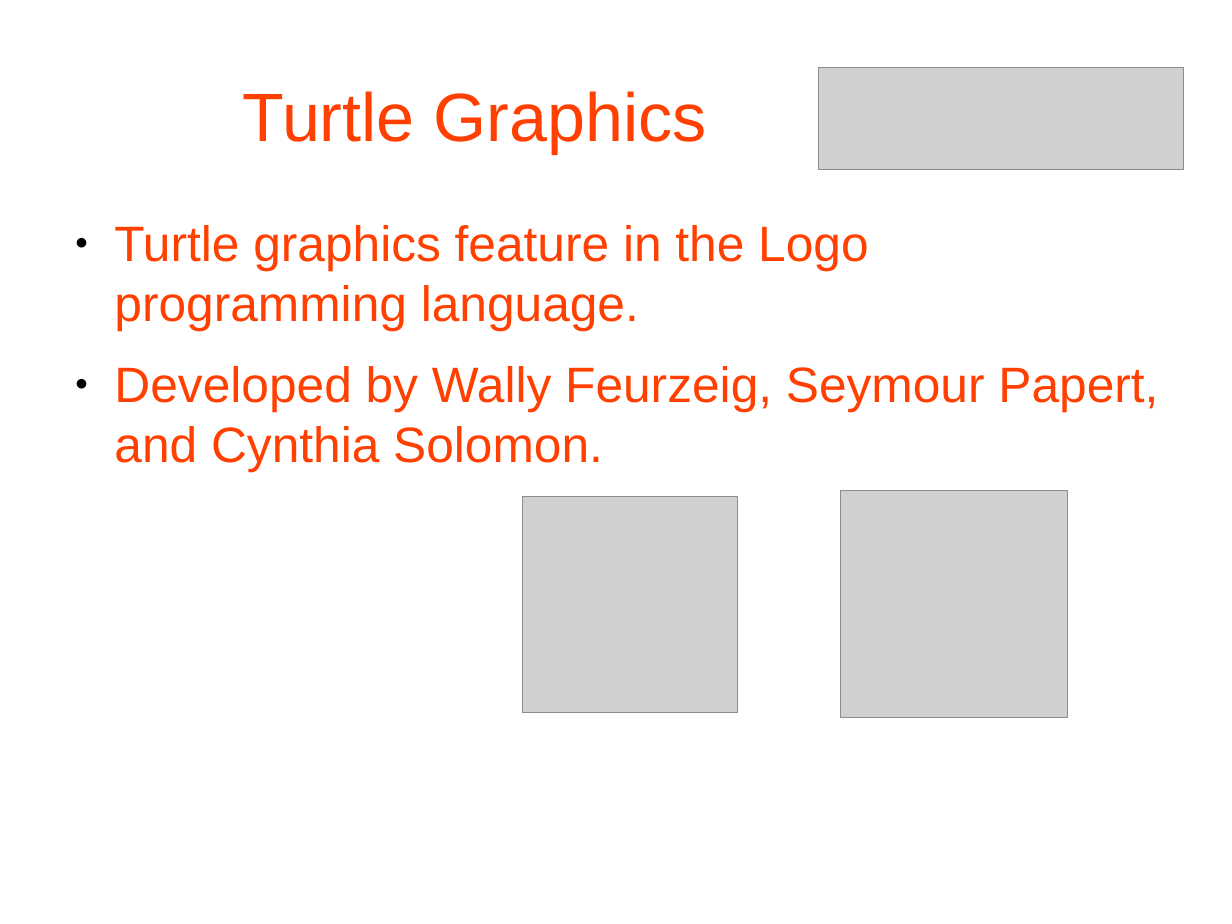
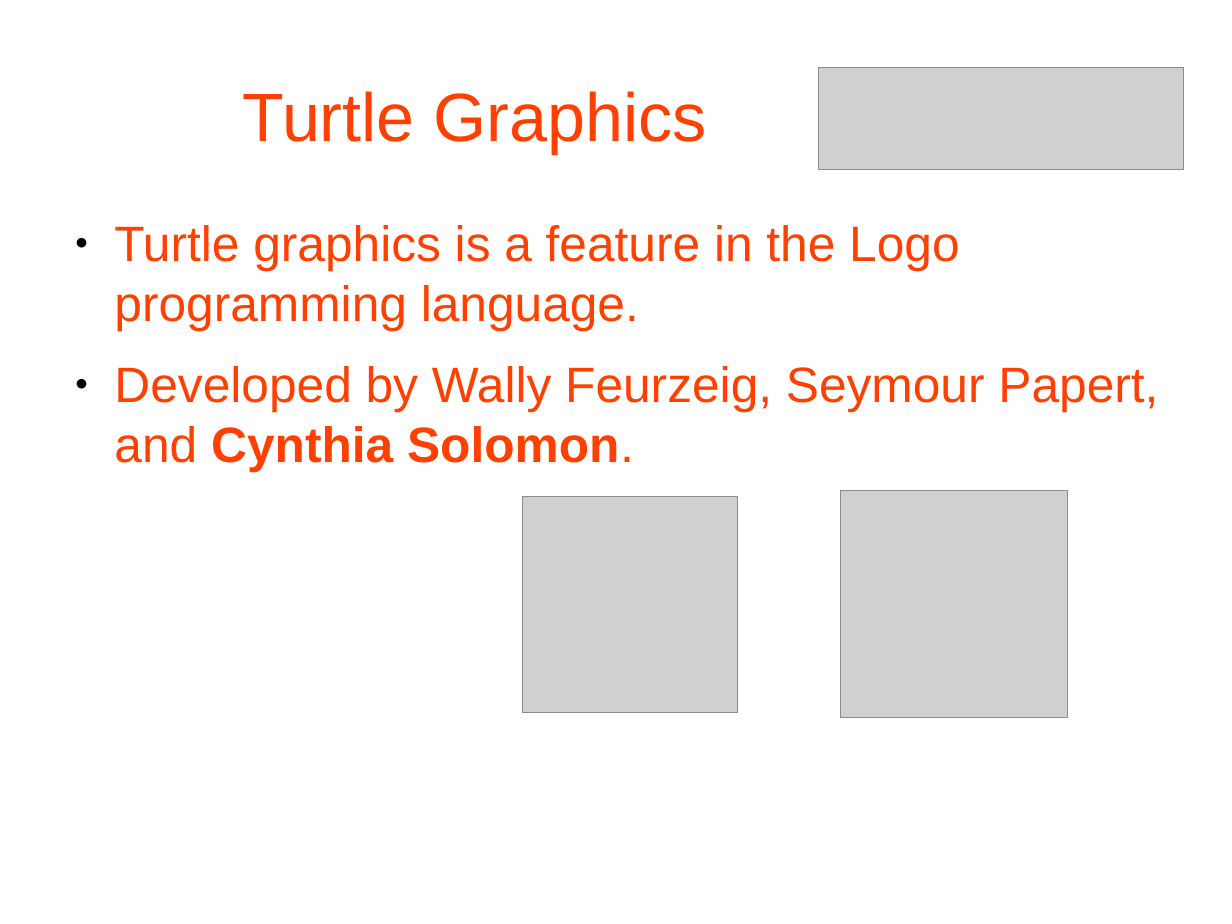
Before and after one commit to MarkGadsby/TeachingNotes, a slide deck: slide 9 of GeneralTextFiles/Markdown_BSC_Notes/Slides_HoneyCombe.odp. Drawn at 1232x924 pixels with LibreOffice and Linux fonts; fonts in the diff are those of the drawing; grey boxes stand for pictures; background and template pictures are left out. Boxes give left, top, right and bottom in pixels: in the first picture for what was removed or moved away, otherwise in the second. Text is boxed around its words. In the diff, an @@ line names an element or a change of style, - is before the commit and + after.

```diff
--- a/GeneralTextFiles/Markdown_BSC_Notes/Slides_HoneyCombe.odp
+++ b/GeneralTextFiles/Markdown_BSC_Notes/Slides_HoneyCombe.odp
@@ text at <box>114,225,959,330</box>: text changed @@
-● Turtle graphics feature in the Logo programming language.
+● Turtle graphics is a feature in the Logo programming language.
@@ text at <box>114,366,1158,471</box>: bold on in "Cynthia Solomon." @@
```
Also in this commit, not shown: 1 slide added, 1 slide removed.
